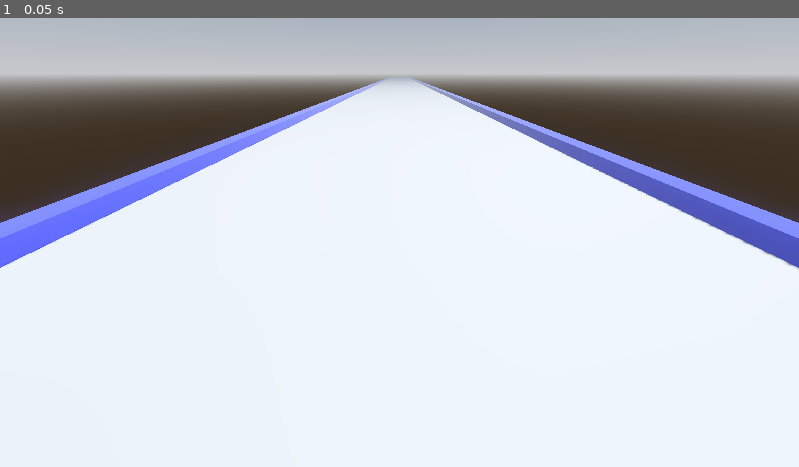
Above: before the commit, frame 1.
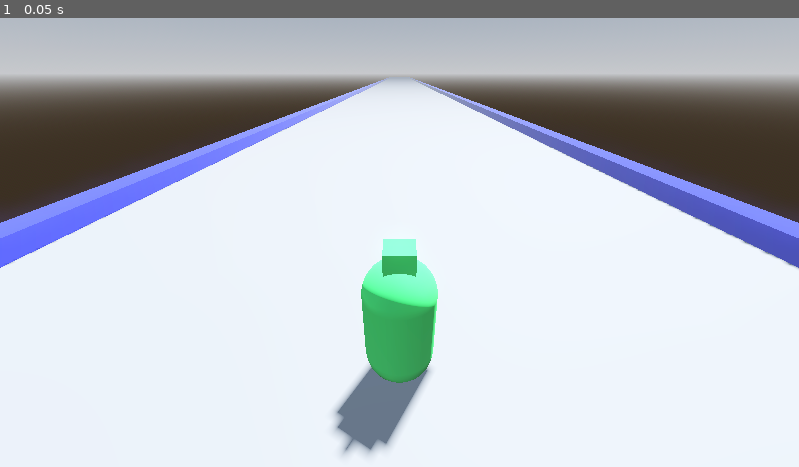
Above: after the commit, the same moment.

Repository: Zokerus/Evade_the_Cube
Game: Godot game, scene res://Level.tscn
Same seed, same stepped clock (60 frames per second), same inputs: the game is played once before the commit and once after it.
Inputs:
- Up to frame 1 (0.05 s): no input

The runs differ from the first frame. In frame 1, 3.8% of the frame differs, in the area x 41-55%, y 49-98%.

Commit message:
add player to level

Diff:
--- a/Level.tscn
+++ b/Level.tscn
@@ -1,4 +1,6 @@
-[gd_scene load_steps=8 format=3 uid="uid://d71ndduxia15"]
+[gd_scene load_steps=9 format=3 uid="uid://d71ndduxia15"]
+
+[ext_resource type="PackedScene" uid="uid://b6iiotyfqy8m0" path="res://Player.tscn" id="1_g5yho"]
 
 [sub_resource type="ProceduralSkyMaterial" id="ProceduralSkyMaterial_qmn0j"]
 sky_horizon_color = Color(0.64625, 0.65575, 0.67075, 1)
@@ -62,3 +64,6 @@
 [node name="Camera3D" type="Camera3D" parent="."]
 transform = Transform3D(1, 0, 0, 0, 0.866025, 0.5, 0, -0.5, 0.866025, 0, 2, 0)
 current = true
+
+[node name="Player" parent="." instance=ExtResource("1_g5yho")]
+transform = Transform3D(0.5, 0, 0, 0, 0.5, 0, 0, 0, 0.5, 0, 0.5, -1.5)
